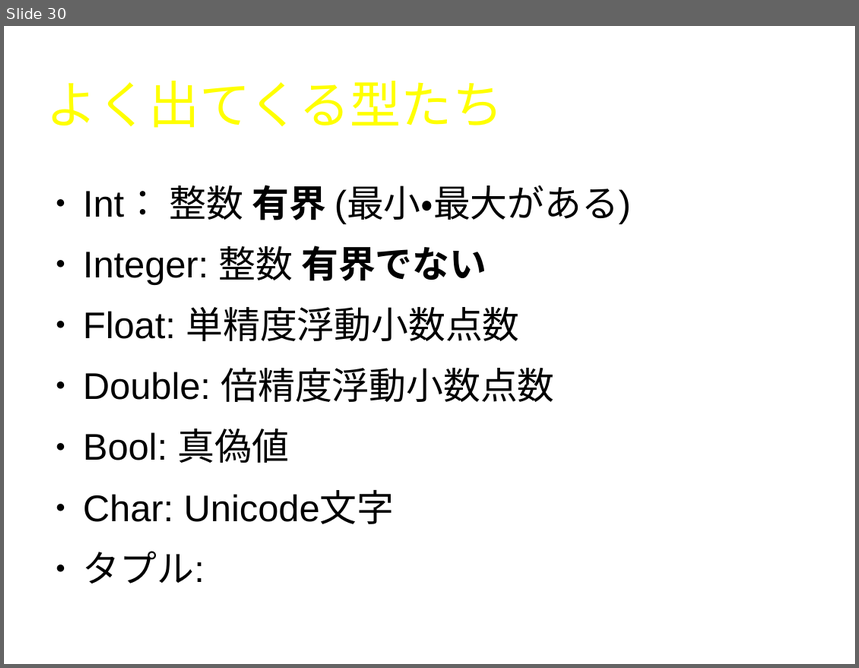
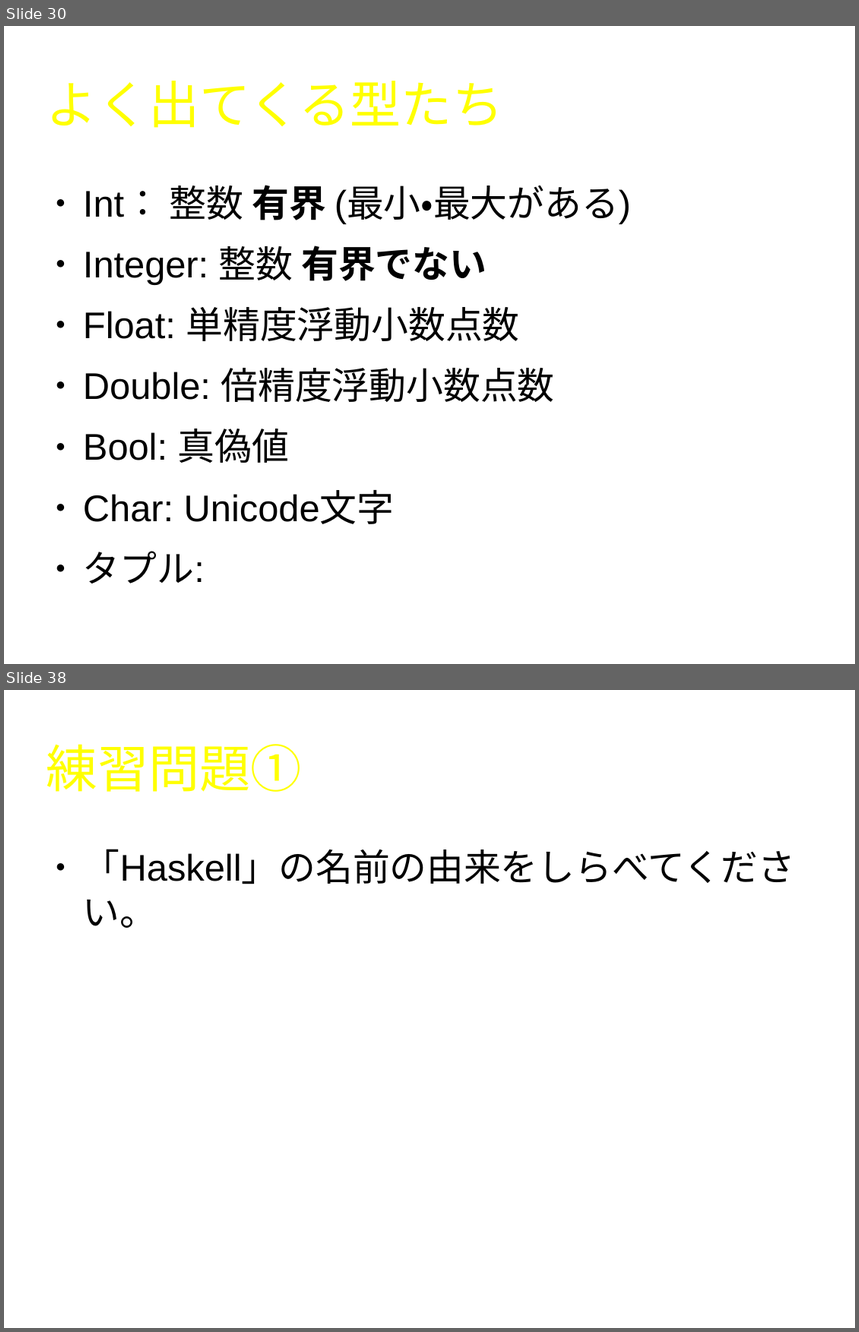
Before and after one commit to naruoga/LYaHfGGreadingMIS, a slide deck: 201310/LYaHfGG1.odp. Shown one above the other, each under a label of ours: slide 30 before the commit, slides 30 and 38 after it; the slides between them are not shown. The pictures are 859x668 and 859x1332 pixels, drawn with LibreOffice and Linux fonts; fonts in the diff are those of the drawing; background and template pictures are left out. Boxes give left, top, right and bottom in pixels: in the first picture for what was removed or moved away, otherwise in the second. Text is boxed around its words. In the diff, an @@ line names an element or a change of style, - is before the commit and + after.

```diff
--- a/201310/LYaHfGG1.odp
+++ b/201310/LYaHfGG1.odp
@@ slide 38 added at [4, 690, 855, 1328], background #FFFFFF @@
@@ title added at [47, 744, 302, 792], 47.6 pt, text #FFFF00 @@
+練習問題①
@@ text added at [83, 849, 795, 928], 34.6 pt, text #000000 @@
+● 「Haskell」の名前の由来をしらべてください。
```
Also in this commit, not shown: 3 slides changed, 10 other slides added.
